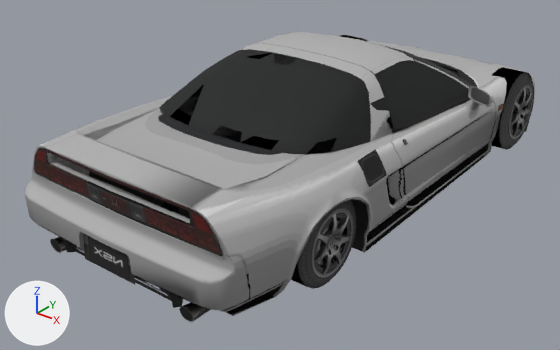
A saved change to the glTF model dealership/dealership/models/GT4_HOND0075.glb.
Before and after are seen from a 50 mm camera at (3.0, -4.41, 2.55) aimed at (-0.21, -0.4, 0.06). Lighting does not change. The marker at lower left points along +X, +Y and +Z. The older version comes first. Vertices at exactly the same position are counted once.

The older version as bpy lines, for what is in view:
```python
ob_body = bpy.data.objects.new('body', me_body)
ob_body.location = (0.0, 0.0, 0.0)
ob_tire_front_right = bpy.data.objects.new('tire_front_right', me_tire_front)
ob_tire_front_right.location = (-0.755, -1.265, 0.283)
ob_tire_front_right.scale = (-1.0, 1.0, 1.0)
ob_tire_rear_left = bpy.data.objects.new('tire_rear_left', me_tire_rear)
ob_tire_rear_left.location = (0.774, 1.265, 0.314)
ob_tire_rear_right = bpy.data.objects.new('tire_rear_right', me_tire_rear)
ob_tire_rear_right.location = (-0.774, 1.265, 0.314)
ob_tire_rear_right.scale = (-1.0, 1.0, 1.0)
ob_wheel_front_right = bpy.data.objects.new('wheel_front_right', me_wheel_front)
ob_wheel_front_right.location = (-0.755, -1.265, 0.283)
ob_wheel_front_right.scale = (-1.0, 1.0, 1.0)
ob_wheel_rear_right = bpy.data.objects.new('wheel_rear_right', me_wheel_rear)
ob_wheel_rear_right.location = (-0.774, 1.265, 0.314)
ob_wheel_rear_right.scale = (-1.0, 1.0, 1.0)
# also in view: 'wheel_front_left' at (0.85, -1.26, 0.28); 'wheel_rear_left' at (0.88, 1.26, 0.31); 'tire_front_left' at (0.75, -1.26, 0.28)
```
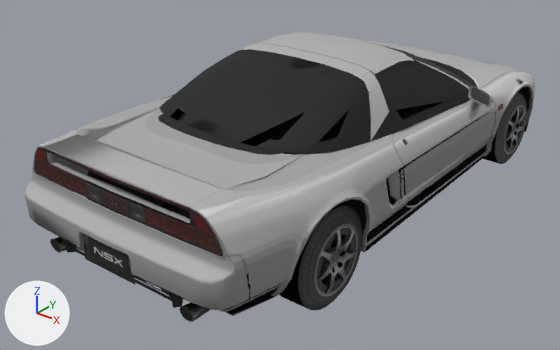
Boxes (x1, y1, x2, y2) around the edits, measured in the pictures (560 x 350 px; the box of a moved part takes in the faces that stretch with it):
'tire_rear_right', moved, rescaled (mostly hidden before): before (340, 35, 368, 41); after (279, 203, 362, 311)
'wheel_rear_right', moved, rescaled (not visible before): after (314, 224, 358, 297)
'tire_front_right', moved, rescaled (not visible before): after (483, 92, 527, 164)
'wheel_front_right', moved, rescaled (not visible before): after (504, 105, 526, 155)
part 1 of me_body, moved or reshaped (not visible afterwards): before (317, 219, 344, 266)
part 2 of me_body, moved or reshaped (not visible afterwards): before (358, 149, 387, 187)
part 3 of me_body, deleted (mostly hidden): before (336, 218, 347, 248)
part 4 of me_body, moved or reshaped: before (40, 57, 495, 316); after (41, 38, 534, 256)

The edits, one by one:
me_body is used by ob_body; location (0.0, 0.0, 0.0).
me_body had 2242 vertices, 3302 faces and spanned x -0.99..0.99, y -2.2..2.2, z 0.0..1.02.
me_body now has 2244 vertices, 3302 faces and spans x -0.99..0.99, y -2.2..2.2, z 0.0..1.02.
me_body part 1: the loose piece of 48 vertices spanning x 0.82..0.84, y -1.41..-1.12, z 0.14..0.42 is moved by (-1.53, 0.0, -0.1).
me_body part 2: the loose piece of 6 vertices spanning x 0.8..0.9, y -0.97..-0.77, z 0.53..0.68 is mirrored in x about the mesh origin.
me_body part 3: the loose piece of 138 vertices spanning x 0.79..0.84, y -1.22..-1.1, z 0.19..0.41 is deleted.
me_body part 4: 65 vertices removed from x -0.87..0.91, y -2.11..2.12, z 0.09..0.98; 69 vertices added at x -0.91..0.87, y -2.11..2.12, z 0.09..0.98.
Other edits to the shape of me_body do not show in these pictures.
Object 'wheel_front_right' (ob_wheel_front_right) is rescaled from (-1.0, 1.0, 1.0) to (1.0, 1.0, 1.0).
Object 'wheel_front_right' (ob_wheel_front_right) moves from (-0.755, -1.265, 0.283) to (0.755, 1.265, 0.158).
Object 'tire_front_right' (ob_tire_front_right) is rescaled from (-1.0, 1.0, 1.0) to (1.0, 1.0, 1.0).
Object 'tire_front_right' (ob_tire_front_right) moves from (-0.755, -1.265, 0.283) to (0.755, 1.265, 0.158).
Object 'wheel_rear_right' (ob_wheel_rear_right) is rescaled from (-1.0, 1.0, 1.0) to (1.0, 1.0, 1.0).
Object 'wheel_rear_right' (ob_wheel_rear_right) moves from (-0.774, 1.265, 0.314) to (0.774, -1.265, 0.181).
Object 'tire_rear_right' (ob_tire_rear_right) is rescaled from (-1.0, 1.0, 1.0) to (1.0, 1.0, 1.0).
Object 'tire_rear_right' (ob_tire_rear_right) moves from (-0.774, 1.265, 0.314) to (0.774, -1.265, 0.181).
